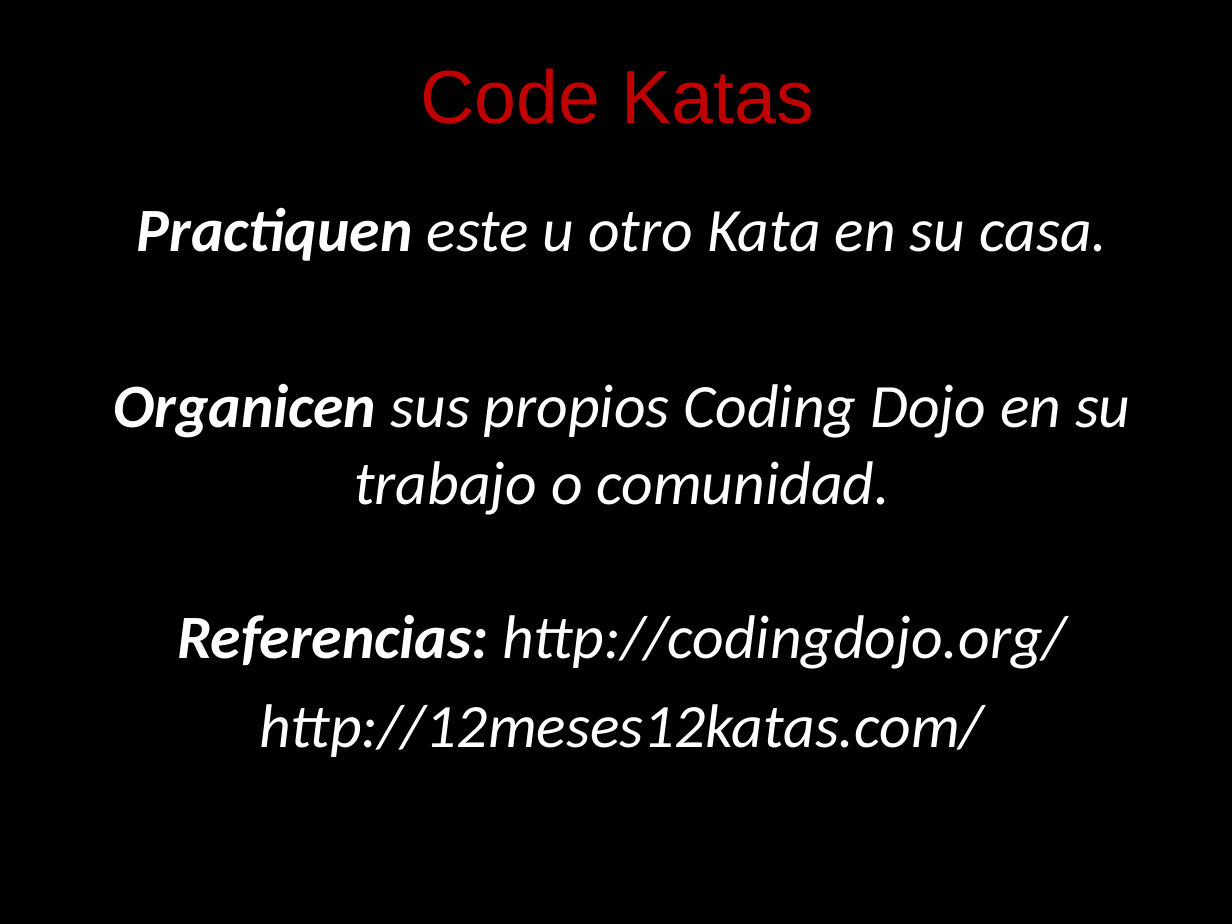
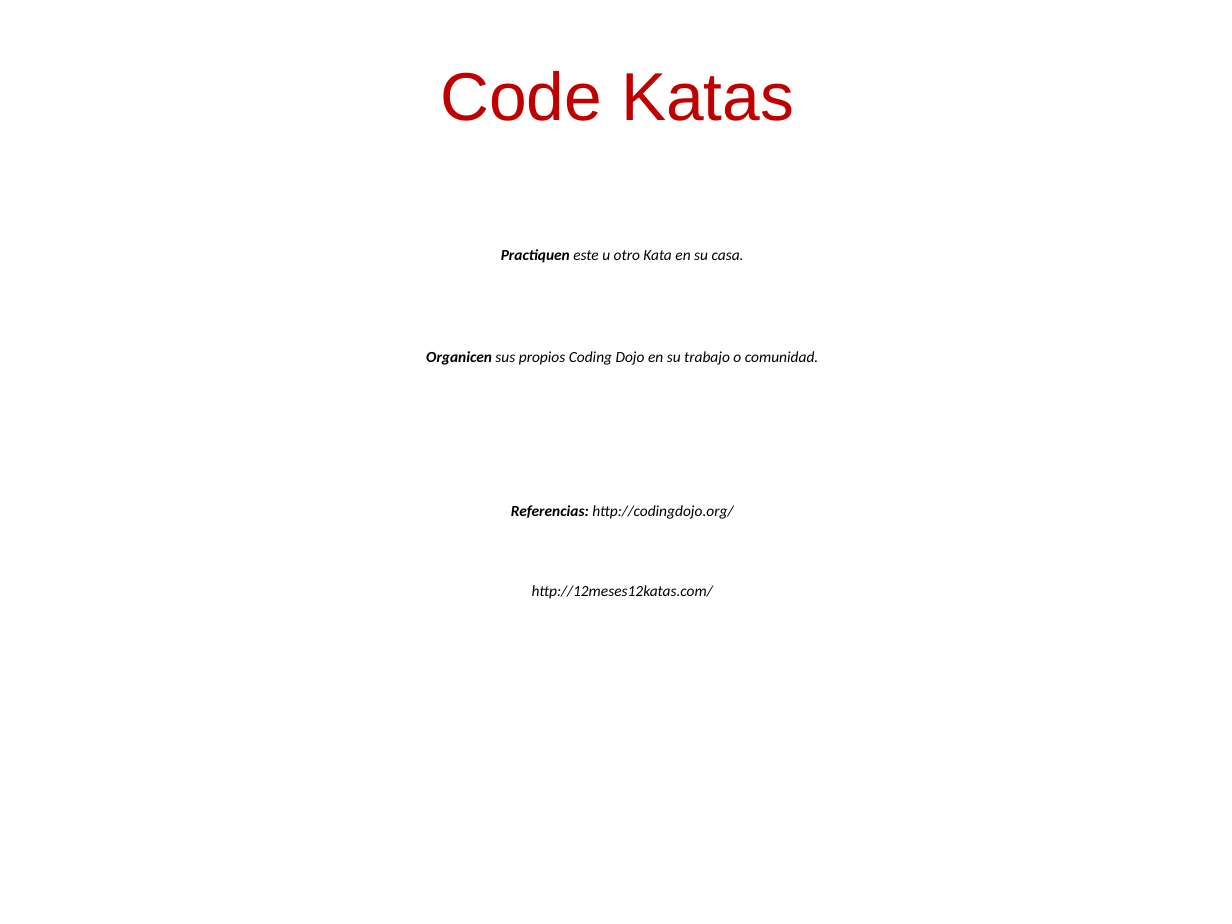
Before and after one commit to angelnunezsalazar/Test-Driven-Development, a slide deck: slide 26 of Diapositivas/Test Driven Development.pptx. Drawn at 1232x924 pixels with LibreOffice and Linux fonts; fonts in the diff are those of the drawing; background and template pictures are left out. Boxes give left, top, right and bottom in pixels: in the first picture for what was removed or moved away, otherwise in the second. Text is boxed around its words. In the diff, an @@ line names an element or a change of style, - is before the commit and + after.

```diff
--- a/Diapositivas/Test Driven Development.pptx
+++ b/Diapositivas/Test Driven Development.pptx
@@ background picture (left out) to #FFFFFF @@
@@ title "Code Katas" at bbox=[440, 71, 794, 121]: size 44 to 39.6 pt @@
@@ text "Practiquen este u otro Kata ..." at bbox=[426, 249, 818, 599]: size 36 to 9 pt, text colour #FFFFFF to #000000; less space between paragraphs @@
```
Also in this commit, not shown: 56 other slides changed, 1 other file.
